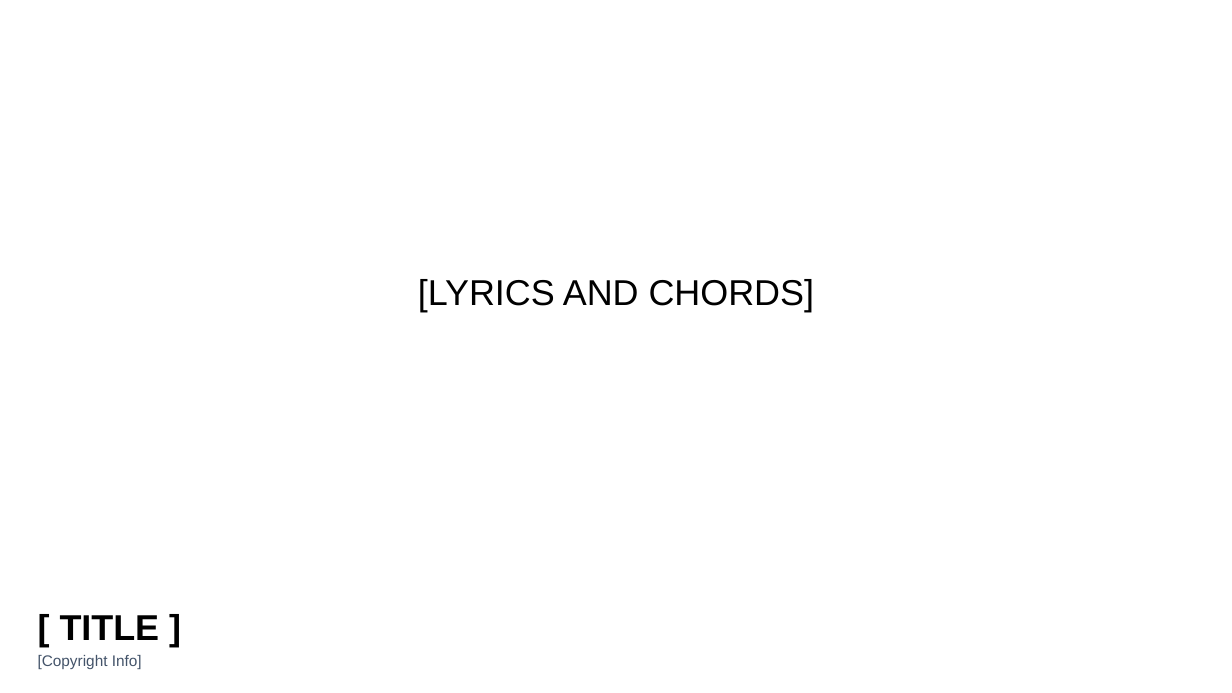
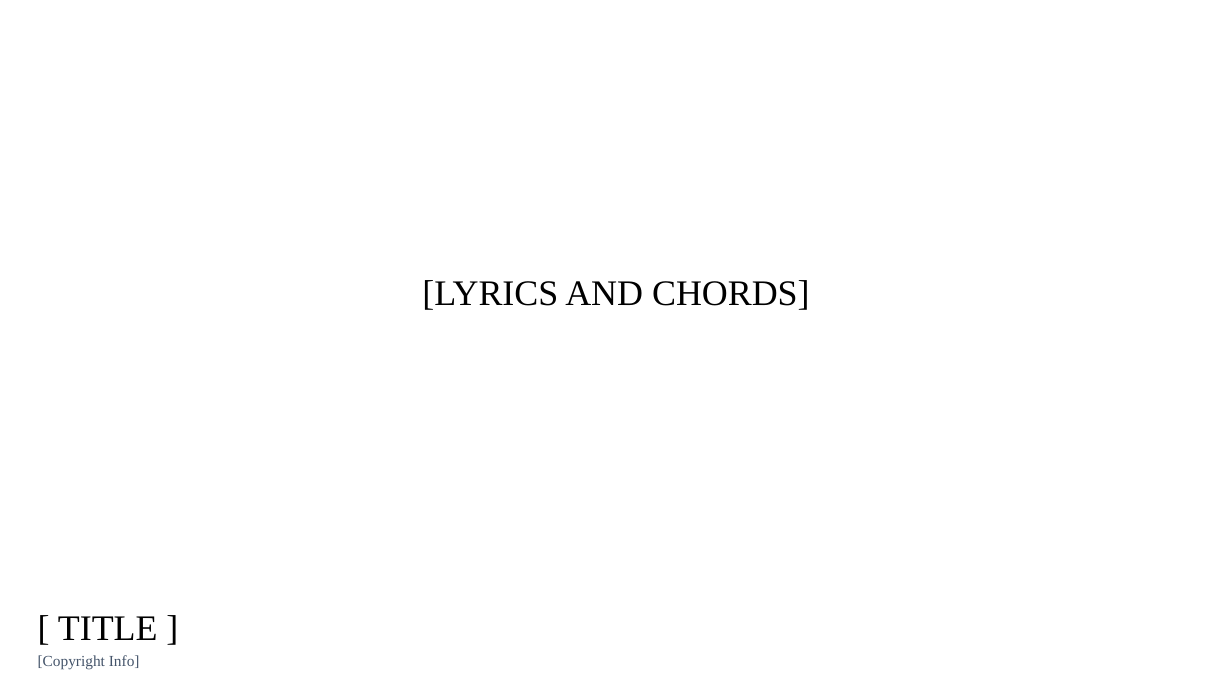
Before and after one commit to Gideonlau1967/LyricSlide-Pro, a slide deck: slide 1 of Song Template 3.pptx. Drawn at 1232x693 pixels with LibreOffice and Linux fonts; fonts in the diff are those of the drawing; background and template pictures are left out. Boxes give left, top, right and bottom in pixels: in the first picture for what was removed or moved away, otherwise in the second. Text is boxed around its words. In the diff, an @@ line names an element or a change of style, - is before the commit and + after.

```diff
--- a/Song Template 3.pptx
+++ b/Song Template 3.pptx
@@ text "[LYRICS AND CHORDS]" at [422,280,810,310]: font Arial to Times New Roman @@
@@ title "[ TITLE ]" at [58,616,158,640]: font Arial to Times New Roman, bold off @@
@@ text "[Copyright Info]" at [38,655,140,670]: font Arial to Times New Roman @@
```
Also in this commit, not shown: 3 other files.
